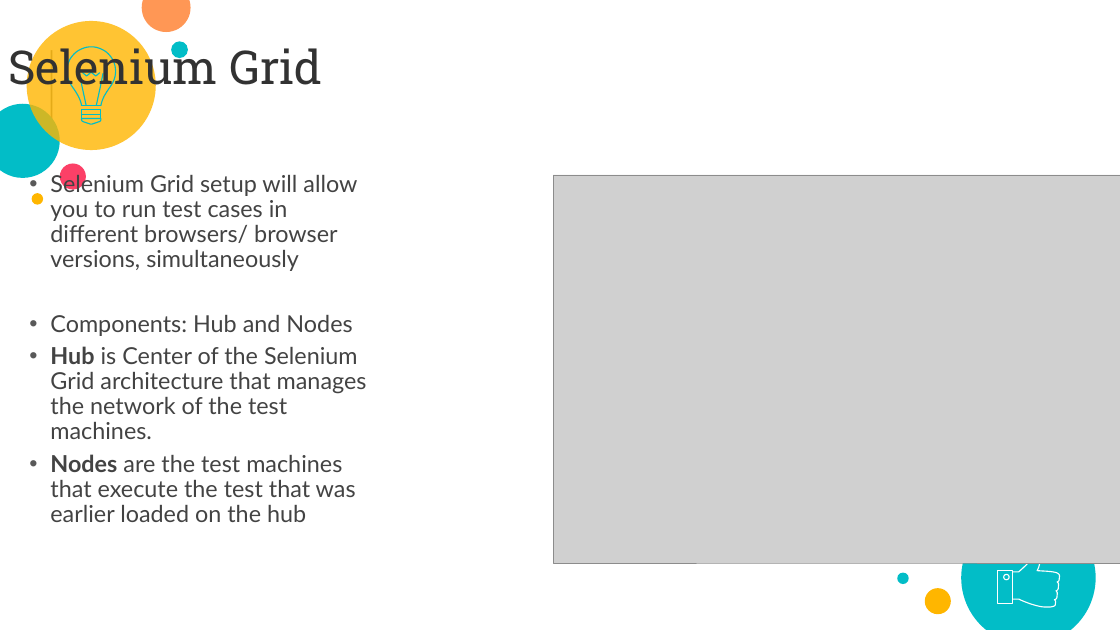
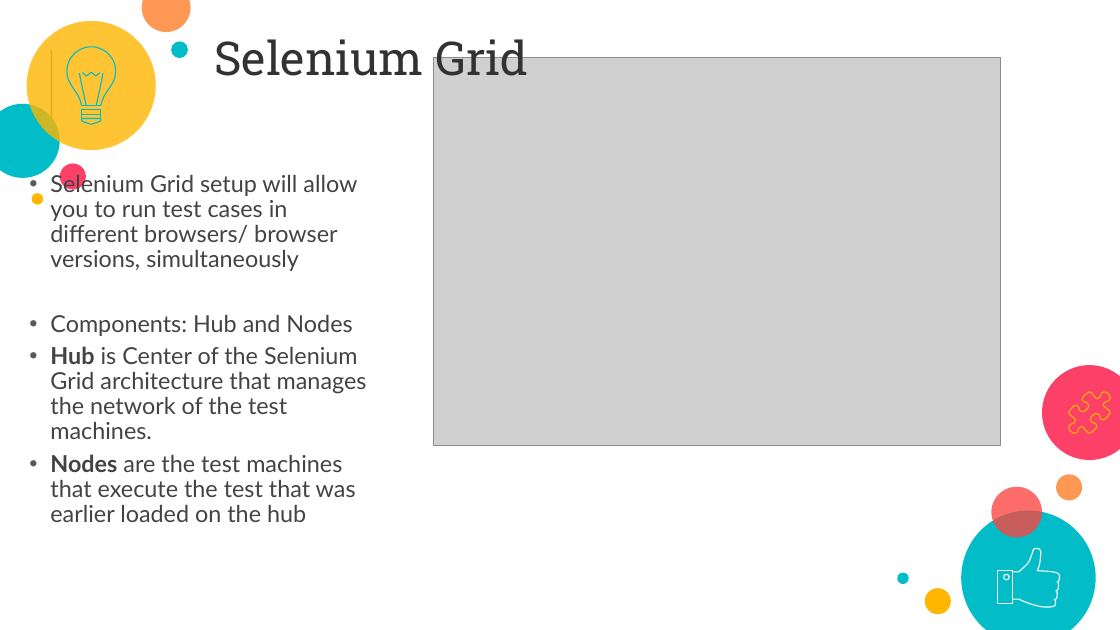
Before and after one commit to ashwinbalajiks/pragra-docs, a slide deck: slide 20 of Selenium/Pragra_Selenium_Draft_12Nov.pptx. Drawn at 1120x630 pixels with LibreOffice and Linux fonts; fonts in the diff are those of the drawing; grey boxes stand for pictures; background and template pictures are left out. Boxes give left, top, right and bottom in pixels: in the first picture for what was removed or moved away, otherwise in the second. Text is boxed around its words. In the diff, an @@ line names an element or a change of style, - is before the commit and + after.

```diff
--- a/Selenium/Pragra_Selenium_Draft_12Nov.pptx
+++ b/Selenium/Pragra_Selenium_Draft_12Nov.pptx
@@ title "Selenium Grid" rewrapped from [8,42,321,95] to [214,33,527,76] @@
@@ picture: place and size @@
-picture at [554,175,1120,563]
+picture at [434,57,1001,445]
@@ freeform shape added at [1069,392,1110,434], outline #FFB600 0.96 pt @@
@@ ellipse added at [1056,475,1082,501], fill #FF9755 @@
@@ ellipse added at [991,486,1042,537], fill #FC4540 at 79% opacity @@
```
Also in this commit, not shown: 6 other slides changed, 2 slides added, 2 slides removed.
